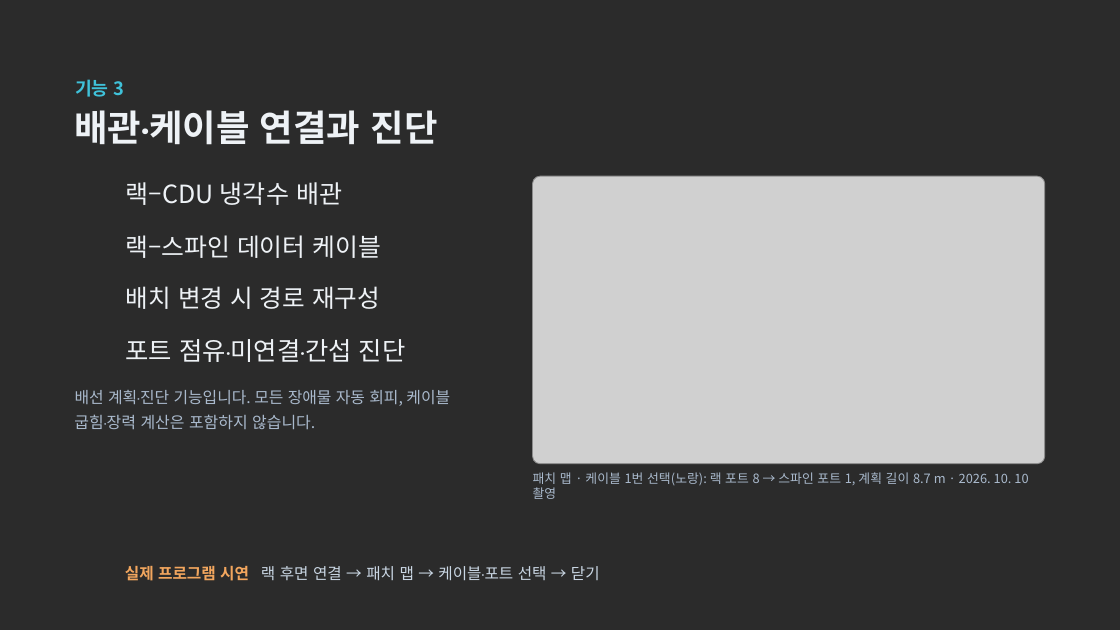
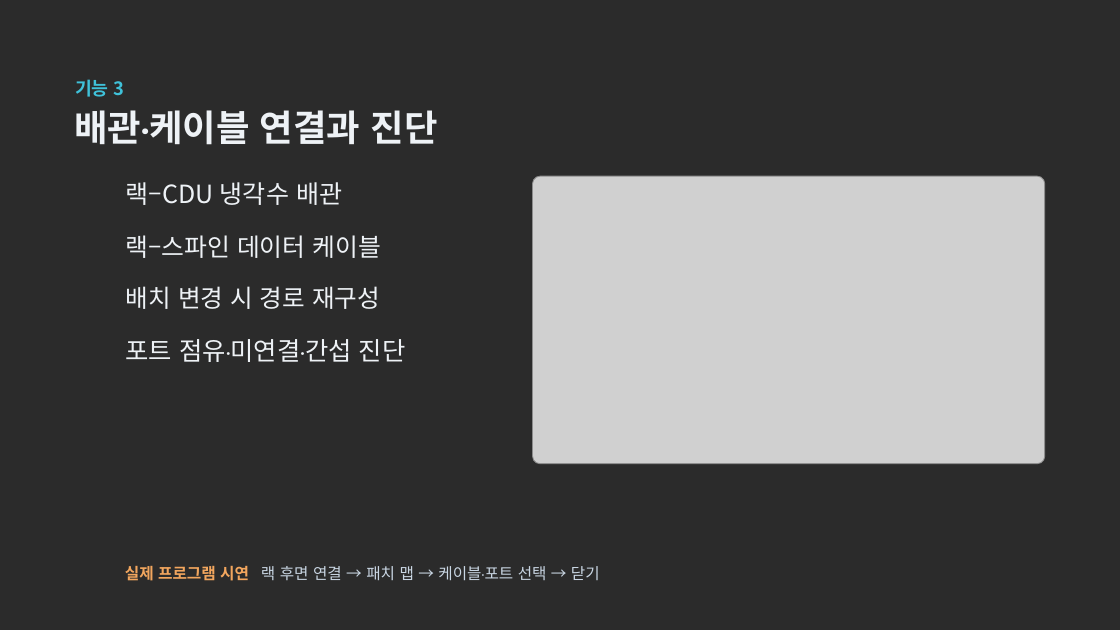
Before and after one commit to dongkimyeon/VRG_TermProj, a slide deck: slide 7 of Presentation/AI 데이터센터 냉각 디지털 트윈 — 중간발표 (편집용).pptx. Drawn at 1120x630 pixels with LibreOffice and Linux fonts; fonts in the diff are those of the drawing; grey boxes stand for pictures; background and template pictures are left out; a plain dark background stands for a picture behind light text. Boxes give left, top, right and bottom in pixels: in the first picture for what was removed or moved away, otherwise in the second. Text is boxed around its words. In the diff, an @@ line names an element or a change of style, - is before the commit and + after.

```diff
--- a/Presentation/AI 데이터센터 냉각 디지털 트윈 — 중간발표 (편집용).pptx
+++ b/Presentation/AI 데이터센터 냉각 디지털 트윈 — 중간발표 (편집용).pptx
@@ text removed at <box>74,414,315,429</box> @@
-굽힘·장력 계산은 포함하지 않습니다.
@@ text removed at <box>75,390,450,406</box> @@
-배선 계획·진단 기능입니다. 모든 장애물 자동 회피, 케이블
@@ text removed at <box>533,472,1028,499</box> @@
-패치 맵 · 케이블 1번 선택(노랑): 랙 포트 8 → 스파인 포트 1, 계획 길이 8.7 m · 2026. 10. 10 촬영
```
Also in this commit, not shown: 7 other slides changed.
